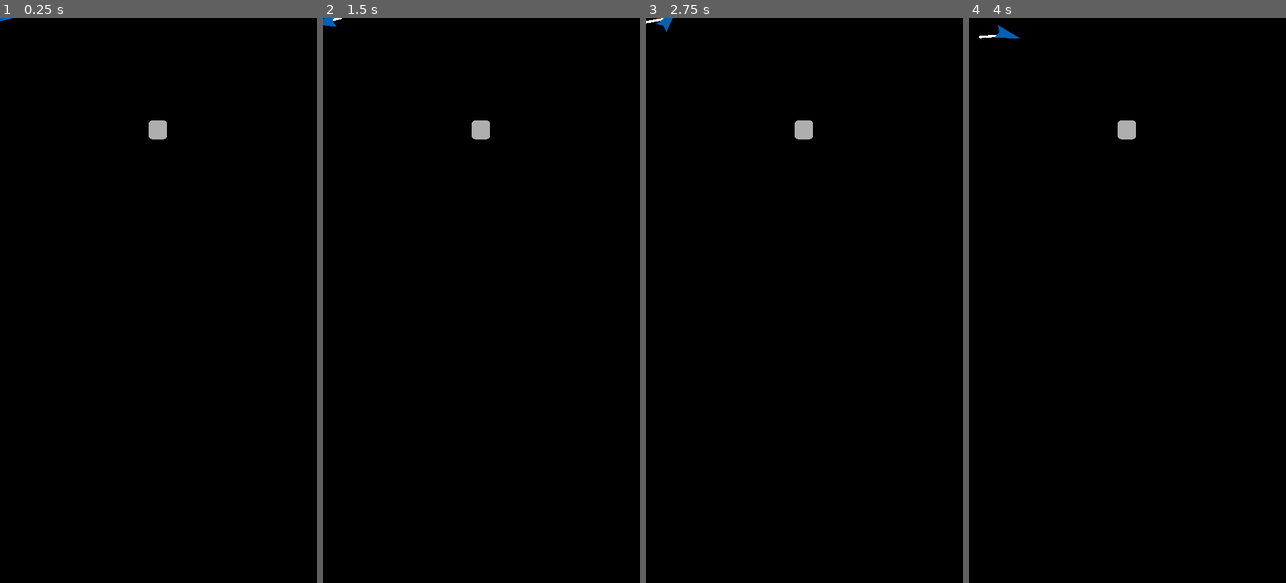
Above: before the commit, frames 1-4 (left to right).
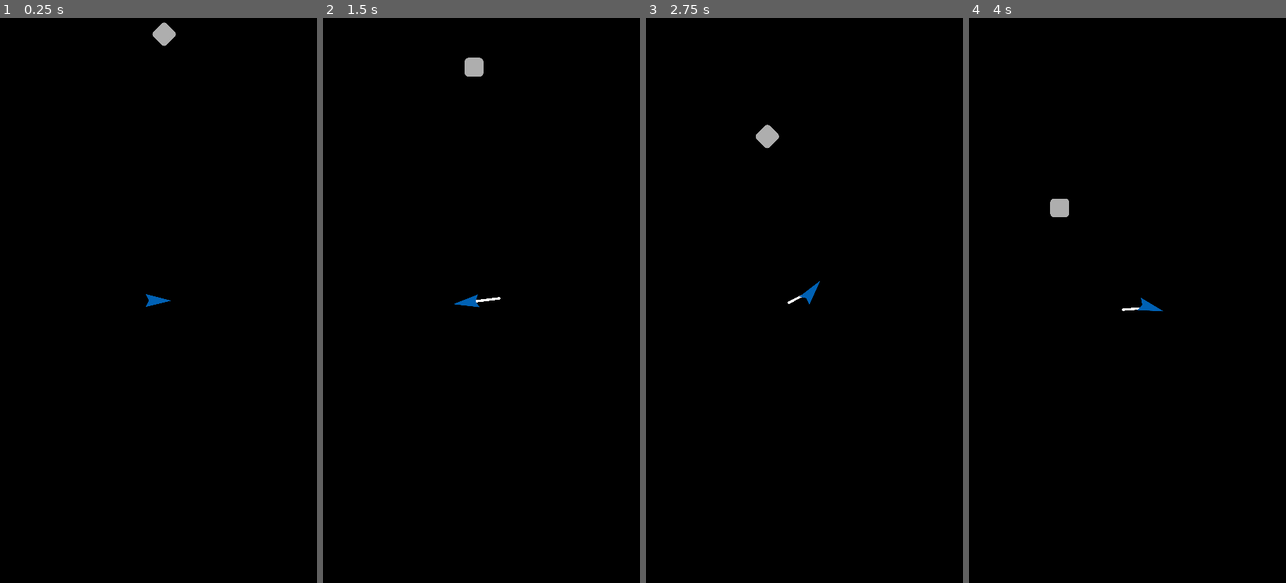
Above: after the commit, the same moments.

Repository: veprogames/blumo
Game: Godot game, scene res://level/level.tscn
Two runs of this game, one before a commit and one after it. Both use one fixed random seed, a clock stepped at 60 frames per second and the inputs below.
Inputs (mouse positions are in pixels of both pictures, inside the frame that each line leads up to):
- Up to frame 1 (0.25 s): no input
- Up to frame 2 (1.5 s): move the mouse to (497, 300) at 0.52 s; move the mouse to (465, 300) at 1.27 s
- Up to frame 3 (2.75 s): move the mouse to (810, 289) at 2.02 s
- Up to frame 4 (4 s): move the mouse to (1124, 311) at 2.77 s; move the mouse to (1152, 306) at 3.52 s

The runs differ from the first frame. In frame 1, 0.5% of the frame differs, in the area x 0-56%, y 0-52%; in frame 2, 0.6%; in frame 3, 0.6%; in frame 4, 0.6%, in the area x 3-62%, y 1-52%.

Commit message:
edible behavior

Diff:
--- /dev/null
+++ b/edible/behavior/edible_behavior.gd
@@ -0,0 +1,10 @@
+class_name EdibleBehavior
+extends Node2D
+
+@export var edible: Edible
+
+func _ready() -> void:
+	pass
+
+func _process(_delta: float) -> void:
+	pass
--- /dev/null
+++ b/edible/behavior/edible_behavior.tscn
@@ -0,0 +1,6 @@
+[gd_scene load_steps=2 format=3 uid="uid://d1qjpjlxlevg4"]
+
+[ext_resource type="Script" path="res://edible/behavior/edible_behavior.gd" id="1_0dndc"]
+
+[node name="EdibleBehavior" type="Node2D"]
+script = ExtResource("1_0dndc")
--- /dev/null
+++ b/edible/behavior/edible_behavior_standard.gd
@@ -0,0 +1,49 @@
+class_name EdibleBehaviorStandard
+extends EdibleBehavior
+
+var speed: float
+var to_speed: float
+
+var direction_vector: Vector2
+
+var sprite_2d: Sprite2D
+
+var viewport_rect: Rect2
+
+var tween: Tween
+
+func _ready():
+	super._ready()
+
+	await edible.ready
+
+	sprite_2d = edible.sprite_2d
+
+	viewport_rect = get_viewport_rect()
+
+	# This ensures that the direction wont be too close to a multiple of 90 degrees
+	var direction = randi_range(0, 3) * PI / 2.0 + randf_range(-PI / 3.0, PI / 3.0)
+	speed = randf_range(100.0, 200.0)
+
+	direction_vector = Vector2.RIGHT.rotated(direction)
+
+	edible.became_edible.connect(_on_became_edible)
+
+	tween = create_tween()
+	tween.tween_property(self, ^"speed", speed * randf_range(1.5, 1.6), 20.0) \
+		.set_ease(Tween.EASE_IN_OUT)
+
+func _process(delta: float) -> void:
+	super._process(delta)
+
+	sprite_2d.rotate(delta * PI)
+
+	edible.position += direction_vector * speed * delta
+	if not viewport_rect.has_point(edible.position):
+		direction_vector = direction_vector.rotated(PI / 2)
+
+func _on_became_edible() -> void:
+	tween.kill()
+	tween = create_tween()
+	tween.tween_property(self, ^"speed", speed * 0.4, 0.5) \
+		.set_ease(Tween.EASE_IN_OUT)
--- /dev/null
+++ b/edible/behavior/edible_behavior_standard.tscn
@@ -0,0 +1,7 @@
+[gd_scene load_steps=3 format=3 uid="uid://hougfbs3syj8"]
+
+[ext_resource type="PackedScene" uid="uid://d1qjpjlxlevg4" path="res://edible/behavior/edible_behavior.tscn" id="1_mamxa"]
+[ext_resource type="Script" path="res://edible/behavior/edible_behavior_standard.gd" id="2_wbaj2"]
+
+[node name="EdibleBehaviorStandard" instance=ExtResource("1_mamxa")]
+script = ExtResource("2_wbaj2")
--- a/edible/edible.gd
+++ b/edible/edible.gd
@@ -1,5 +1,7 @@
 class_name Edible
 extends Area2D
+
+signal became_edible()
 
 @onready var sprite_2d: Sprite2D = $Sprite2D
 
@@ -16,6 +18,7 @@
 func become_edible() -> void:
 	edible = true
 	sprite_2d.modulate *= EDIBLE_COLOR
+	became_edible.emit()
 
 func eat() -> void:
 	queue_free()
--- a/edible/edible.tscn
+++ b/edible/edible.tscn
@@ -1,7 +1,8 @@
-[gd_scene load_steps=4 format=3 uid="uid://cfk6aw3v0herd"]
+[gd_scene load_steps=5 format=3 uid="uid://cfk6aw3v0herd"]
 
 [ext_resource type="Script" path="res://edible/edible.gd" id="1_n0a62"]
 [ext_resource type="Texture2D" uid="uid://blofy2qar2bv3" path="res://edible/edible.png" id="2_tifuu"]
+[ext_resource type="PackedScene" uid="uid://hougfbs3syj8" path="res://edible/behavior/edible_behavior_standard.tscn" id="3_6jn4o"]
 
 [sub_resource type="RectangleShape2D" id="RectangleShape2D_gjdqc"]
 size = Vector2(64, 64)
@@ -18,4 +19,7 @@
 [node name="CollisionShape2D" type="CollisionShape2D" parent="."]
 shape = SubResource("RectangleShape2D_gjdqc")
 
+[node name="EdibleBehaviorStandard" parent="." node_paths=PackedStringArray("edible") instance=ExtResource("3_6jn4o")]
+edible = NodePath("..")
+
 [connection signal="area_entered" from="." to="." method="_on_area_entered"]
--- a/level/level.tscn
+++ b/level/level.tscn
@@ -8,6 +8,7 @@
 [node name="Level" type="Node2D"]
 
 [node name="Player" parent="." instance=ExtResource("1_2tvxm")]
+position = Vector2(540, 960)
 
 [node name="PlayerTrail" parent="." node_paths=PackedStringArray("player") instance=ExtResource("2_dp51t")]
 player = NodePath("../Player")
@@ -16,7 +17,7 @@
 trail = NodePath("../PlayerTrail")
 
 [node name="Edible" parent="." instance=ExtResource("4_8mdv2")]
-position = Vector2(538, 380)
+position = Vector2(540, 100)
 
 [node name="CanvasLayer" type="CanvasLayer" parent="."]
 layer = -10
